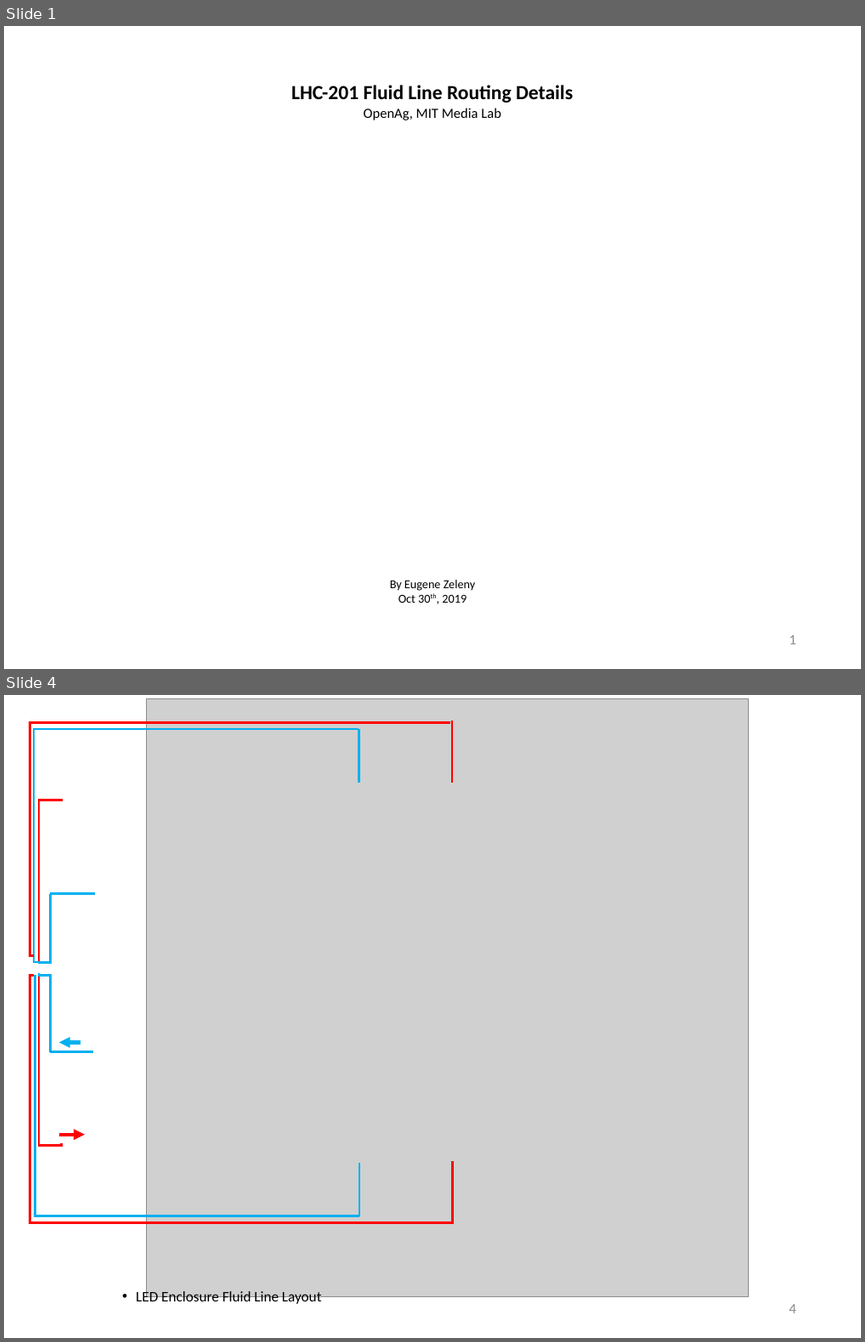
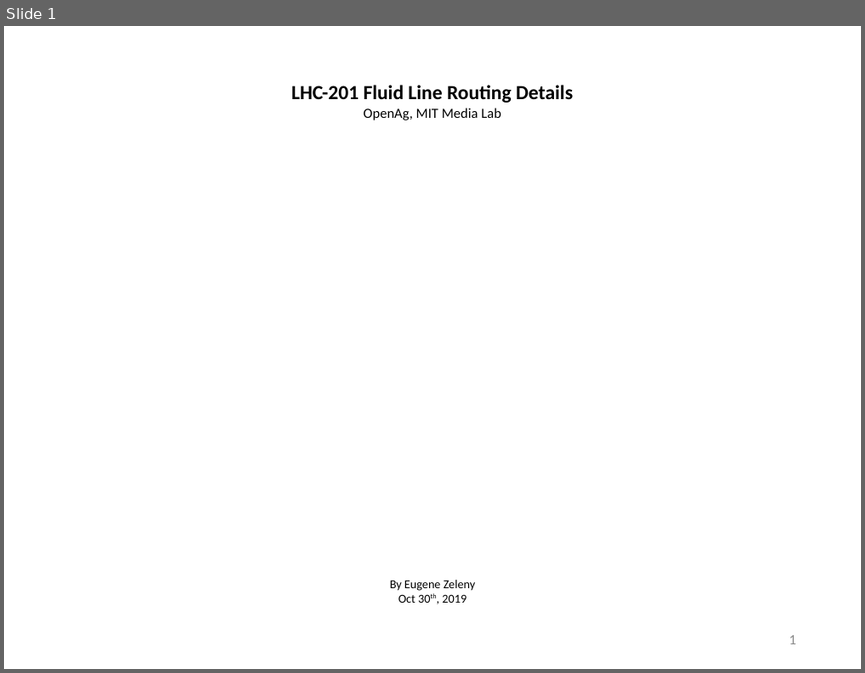
Before and after one commit to OpenAgricultureFoundation/openag-mechanical, a slide deck: prj/hazelnut_large/LHC-001/1-Documentation/2019-10-24 LED Coolant Line Routing Designs/2019-10-30 Fluid Line Routing Details.pptx. Shown one above the other, each under a label of ours: slides 1 and 4 before the commit, slide 1 after it; the slides between them are not shown. The pictures are 865x1342 and 865x673 pixels, drawn with LibreOffice and Linux fonts; fonts in the diff are those of the drawing; grey boxes stand for pictures. Boxes give left, top, right and bottom in pixels: in the first picture for what was removed or moved away, otherwise in the second. Text is boxed around its words. In the diff, an @@ line names an element or a change of style, - is before the commit and + after.

```diff
--- a/prj/hazelnut_large/LHC-001/1-Documentation/2019-10-24 LED Coolant Line Routing Designs/2019-10-30 Fluid Line Routing Details.pptx
+++ b/prj/hazelnut_large/LHC-001/1-Documentation/2019-10-24 LED Coolant Line Routing Designs/2019-10-30 Fluid Line Routing Details.pptx
@@ slide 4 removed at <box>4,695,861,1338</box>, background #FFFFFF @@
@@ picture removed at <box>147,698,748,1295</box> @@
@@ elbow line removed from (34, 955) to (450, 722) @@
@@ elbow line removed from (39, 962) to (358, 729) @@
@@ line removed from (358, 783) to (358, 729) @@
@@ line removed from (452, 783) to (452, 721) @@
@@ elbow line removed from (39, 962) to (62, 799) @@
@@ elbow line removed from (39, 962) to (50, 894) @@
@@ line removed from (50, 894) to (95, 894) @@
@@ elbow line removed from (34, 975) to (453, 1222) @@
@@ elbow line removed from (39, 973) to (62, 1143) @@
@@ elbow line removed from (50, 1052) to (39, 973) @@
@@ elbow line removed from (34, 975) to (359, 1215) @@
@@ arrow removed from (80, 1042) to (59, 1042) @@
@@ line removed from (50, 1052) to (93, 1052) @@
@@ arrow removed from (59, 1134) to (85, 1134) @@
@@ line removed from (359, 1216) to (359, 1163) @@
@@ line removed from (453, 1223) to (453, 1161) @@
@@ text removed at <box>136,1289,322,1305</box> @@
-• LED Enclosure Fluid Line Layout
@@ page number removed at <box>789,1304,796,1313</box> @@
-4
```
Also in this commit, not shown: 1 slide changed, 1 slide added, 1 other slide removed, 15 other files.
